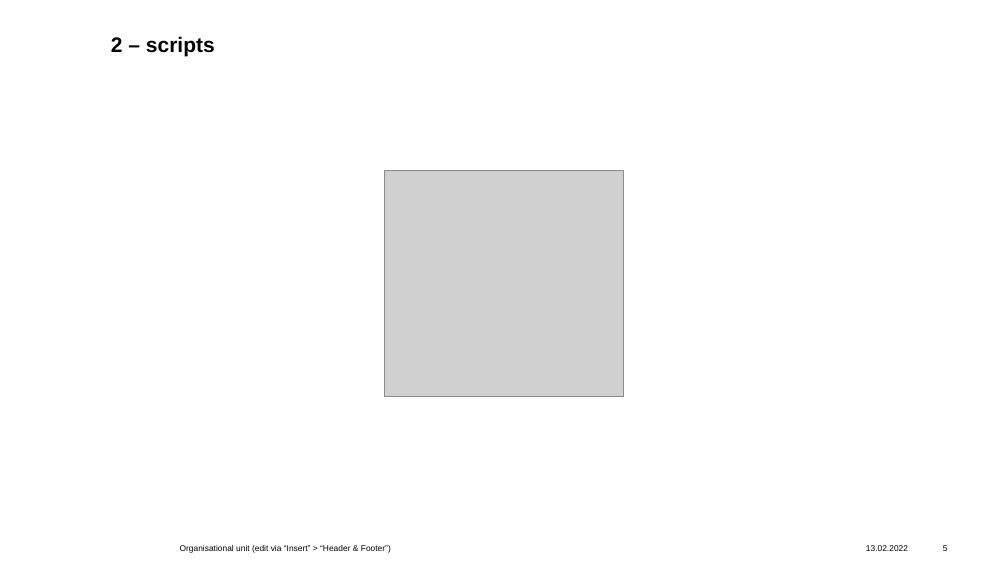
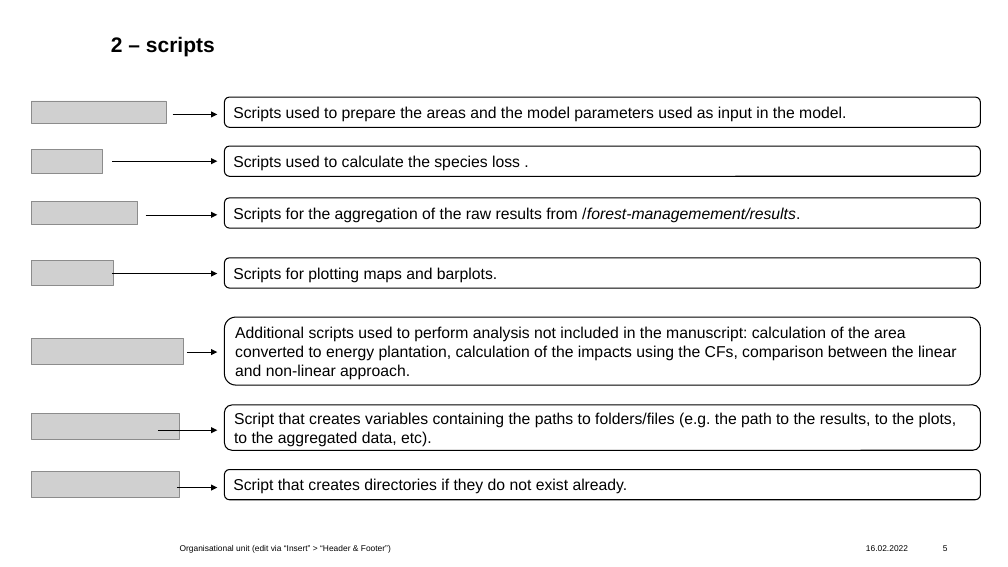
Before and after one commit to francesca-git/EU28-ForestMng-Climate, a slide deck: slide 5 of 20220210_folder_script_structure.pptx. Drawn at 1008x567 pixels with LibreOffice and Linux fonts; fonts in the diff are those of the drawing; grey boxes stand for pictures; background and template pictures are left out. Boxes give left, top, right and bottom in pixels: in the first picture for what was removed or moved away, otherwise in the second. Text is boxed around its words. In the diff, an @@ line names an element or a change of style, - is before the commit and + after.

```diff
--- a/20220210_folder_script_structure.pptx
+++ b/20220210_folder_script_structure.pptx
@@ picture added at [32, 101, 166, 124] @@
@@ arrow added from (173, 114) to (217, 114), #000000 0.5 pt @@
@@ rounded rectangle added at [225, 97, 981, 127], fill #FFFFFF, outline #000000 1 pt, 15 pt, text #000000 @@
+Scripts used to prepare the areas and the model parameters used as input in the model.
@@ rounded rectangle added at [225, 146, 981, 176], fill #FFFFFF, outline #000000 1 pt, 15 pt, text #000000 @@
+Scripts used to calculate the species loss .
@@ picture added at [32, 150, 103, 173] @@
@@ arrow added from (112, 161) to (217, 161), #000000 0.5 pt @@
@@ picture removed at [384, 170, 624, 397] @@
@@ picture added at [32, 201, 138, 225] @@
@@ rounded rectangle added at [225, 198, 981, 228], fill #FFFFFF, outline #000000 1 pt, 15 pt, text #000000 @@
+Scripts for the aggregation of the raw results from /forest-managemement/results.
@@ arrow added from (146, 215) to (217, 215), #000000 0.5 pt @@
@@ picture added at [32, 261, 114, 286] @@
@@ rounded rectangle added at [225, 258, 981, 288], fill #FFFFFF, outline #000000 1 pt, 15 pt, text #000000 @@
+Scripts for plotting maps and barplots.
@@ arrow added from (112, 274) to (217, 274), #000000 0.5 pt @@
@@ rounded rectangle added at [225, 317, 981, 385], fill #FFFFFF, outline #000000 1 pt, 15 pt, text #000000 @@
+Additional scripts used to perform analysis not included in the manuscript: calculation of the area converted to energy plantation, calculation of the impacts using the CFs, comparison between the linear and non-linear approach.
@@ picture added at [32, 338, 184, 364] @@
@@ arrow added from (187, 352) to (217, 352), #000000 0.5 pt @@
@@ picture added at [32, 413, 180, 439] @@
@@ rounded rectangle added at [225, 405, 981, 451], fill #FFFFFF, outline #000000 1 pt, 15 pt, text #000000 @@
+Script that creates variables containing the paths to folders/files (e.g. the path to the results, to the plots, to the aggregated data, etc).
@@ arrow added from (158, 430) to (217, 430), #000000 0.5 pt @@
@@ picture added at [32, 471, 180, 497] @@
@@ rounded rectangle added at [225, 470, 981, 500], fill #FFFFFF, outline #000000 1 pt, 15 pt, text #000000 @@
+Script that creates directories if they do not exist already.
@@ arrow added from (177, 488) to (217, 488), #000000 0.5 pt @@
```
Also in this commit, not shown: 7 other slides changed, 3 slides added, 1 slide removed, 2 other files.
